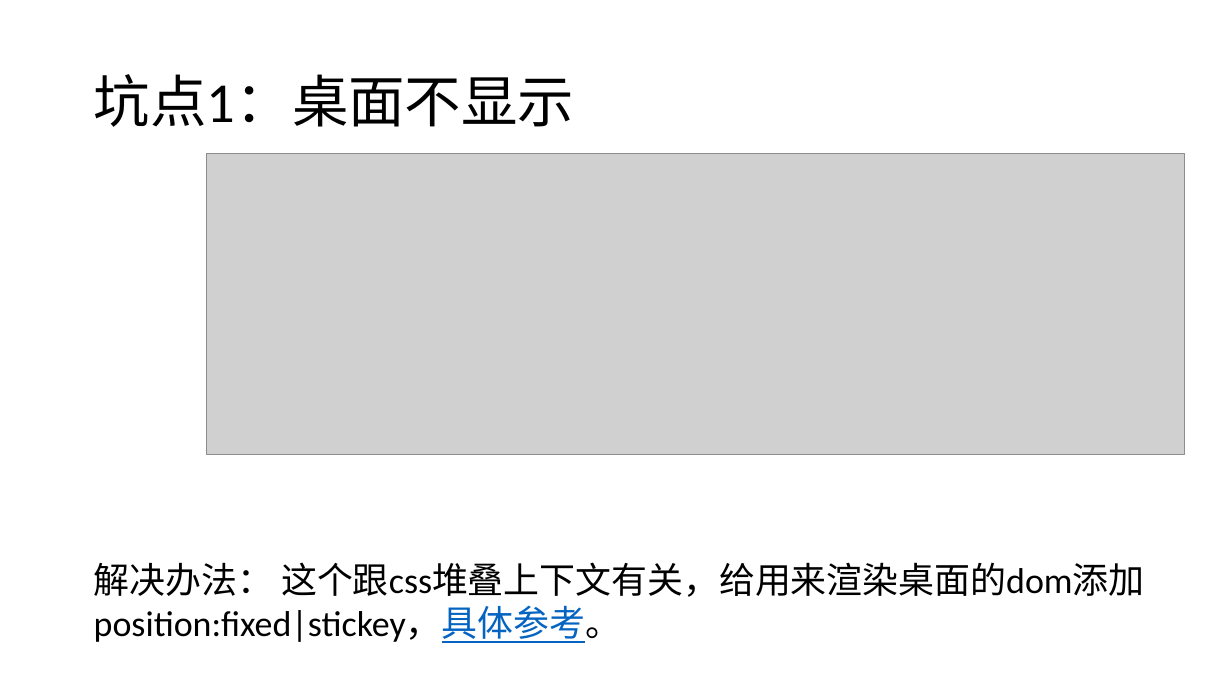
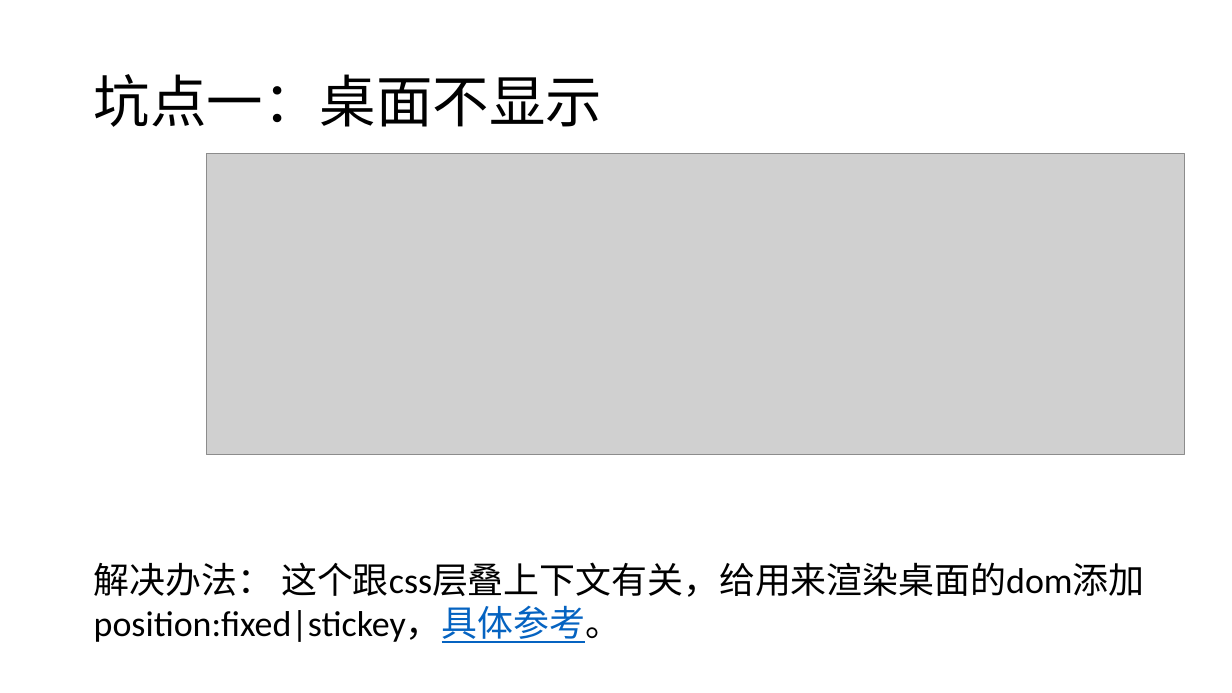
Before and after one commit to caojian123/ppt, a slide deck: slide 14 of guacamole 介绍.pptx. Drawn at 1232x693 pixels with LibreOffice and Linux fonts; fonts in the diff are those of the drawing; grey boxes stand for pictures. Boxes give left, top, right and bottom in pixels: in the first picture for what was removed or moved away, otherwise in the second. Text is boxed around its words. In the diff, an @@ line names an element or a change of style, - is before the commit and + after.

Commit message:
add

```diff
--- a/guacamole 介绍.pptx
+++ b/guacamole 介绍.pptx
@@ title at box(94, 74, 602, 127): text changed @@
-坑点1：桌面不显示
+坑点一：桌面不显示
@@ text at box(94, 562, 1144, 643): text changed @@
-解决办法： 这个跟css堆叠上下文有关，给用来渲染桌面的dom添加 position:fixed|stickey，具体参考。
+解决办法： 这个跟css层叠上下文有关，给用来渲染桌面的dom添加 position:fixed|stickey，具体参考。
```
Also in this commit, not shown: 2 other slides changed, 3 slides added.
